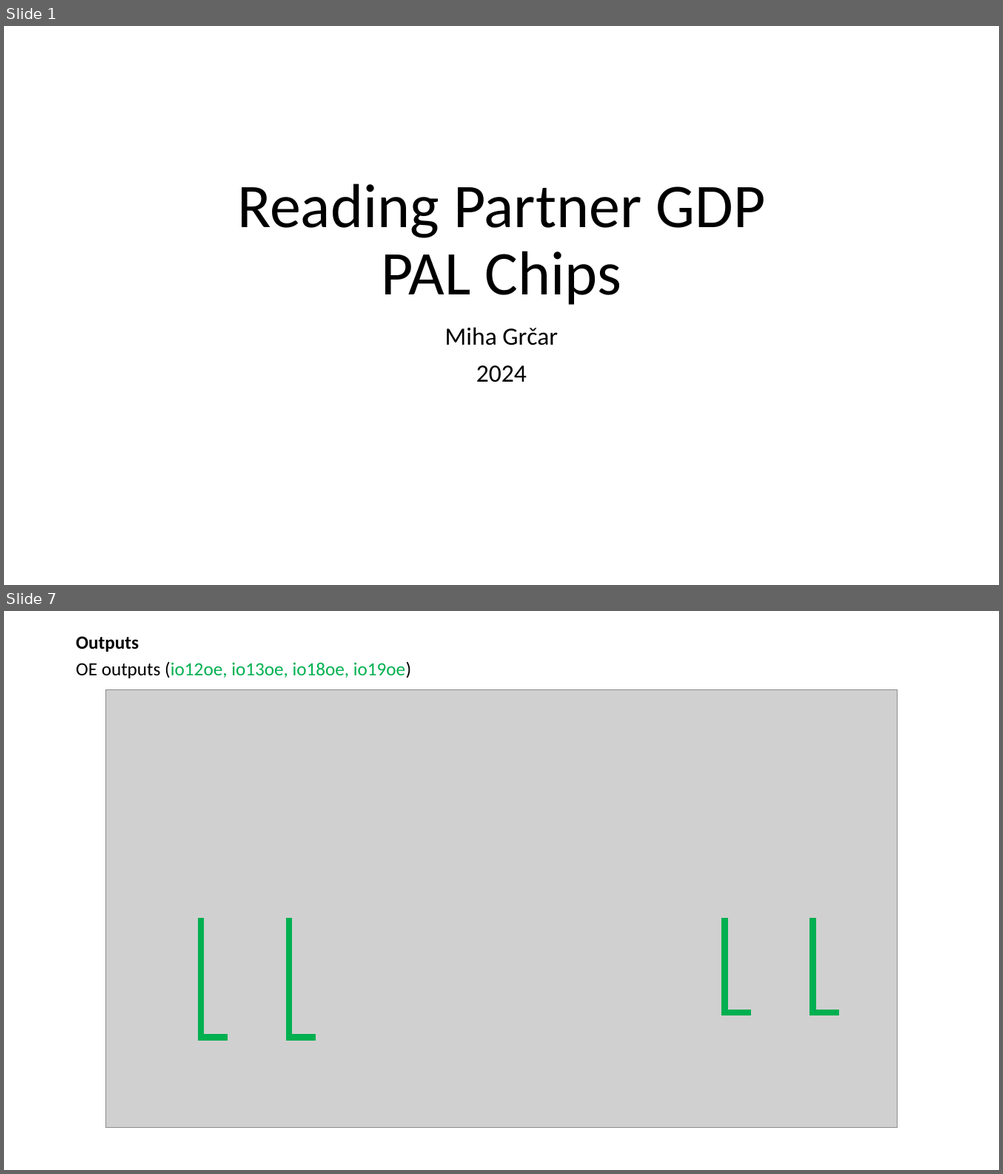
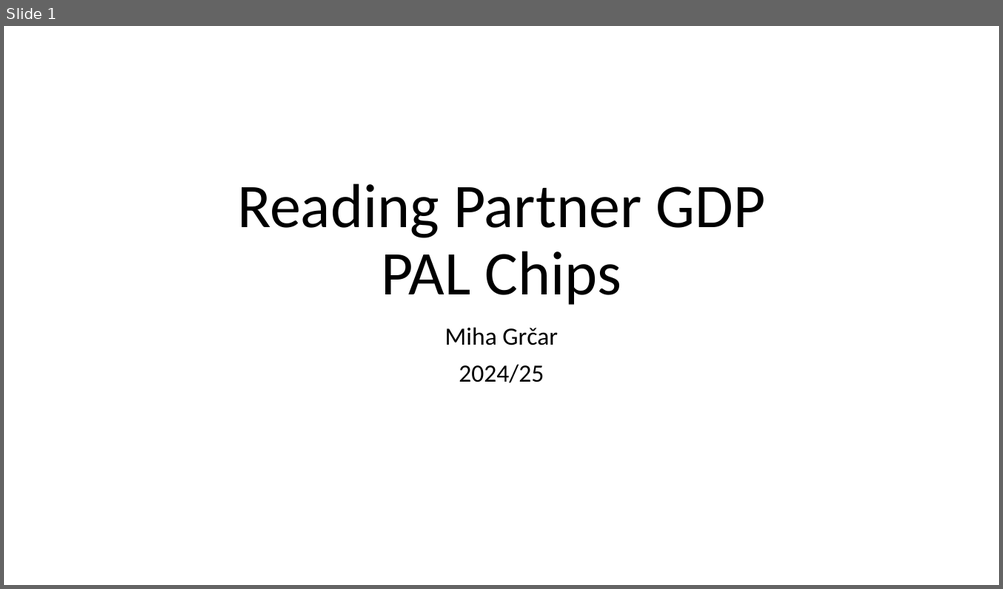
Before and after one commit to OddbitCoder/GdpPalAnalyzer, a slide deck: docs/PAL.pptx. Shown one above the other, each under a label of ours: slides 1 and 7 before the commit, slide 1 after it; the slides between them are not shown. The pictures are 1003x1174 and 1003x589 pixels, drawn with LibreOffice and Linux fonts; fonts in the diff are those of the drawing; grey boxes stand for pictures. Boxes give left, top, right and bottom in pixels: in the first picture for what was removed or moved away, otherwise in the second. Text is boxed around its words. In the diff, an @@ line names an element or a change of style, - is before the commit and + after.

```diff
--- a/docs/PAL.pptx
+++ b/docs/PAL.pptx
@@ slide 7 removed at <box>4,611,999,1170</box>, background #FFFFFF @@
@@ text removed at <box>76,636,139,652</box> @@
-Outputs
@@ text removed at <box>76,661,411,678</box> @@
-OE outputs (io12oe, io13oe, io18oe, io19oe)
@@ picture removed at <box>105,690,897,1129</box> @@
@@ freeform shape removed at <box>201,918,227,1038</box> @@
@@ freeform shape removed at <box>289,918,315,1038</box> @@
@@ freeform shape removed at <box>725,918,751,1012</box> @@
@@ freeform shape removed at <box>813,918,839,1012</box> @@
@@ slide 1 changed as well @@
@@ subtitle at <box>458,364,543,383</box>: text changed @@
-2024
+2024/25
```
Also in this commit, not shown: 4 slides added, 9 other slides removed.
